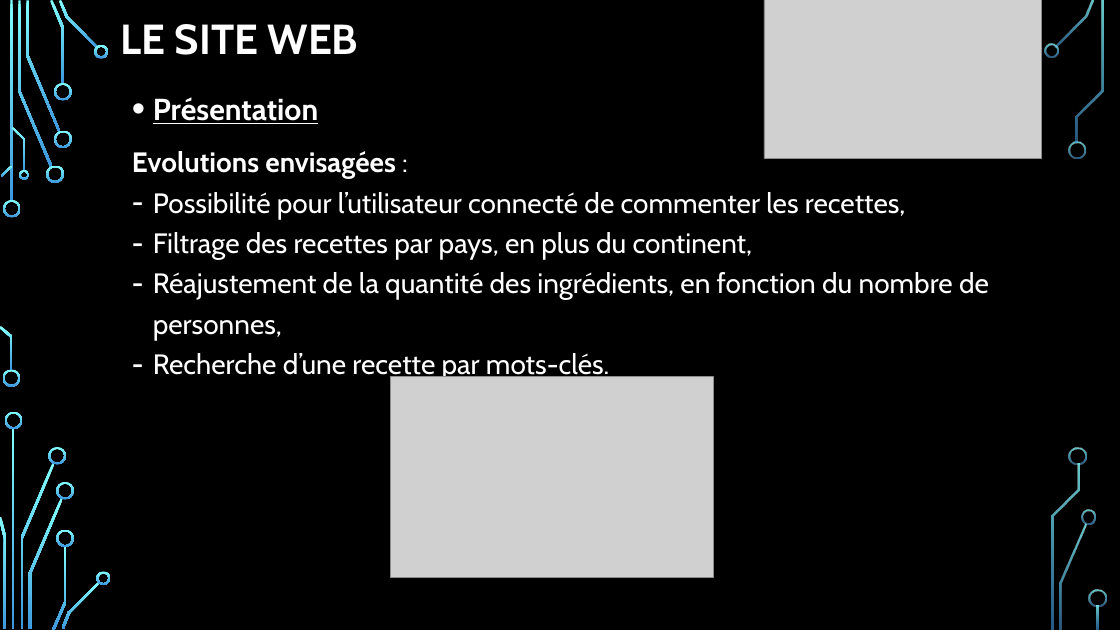
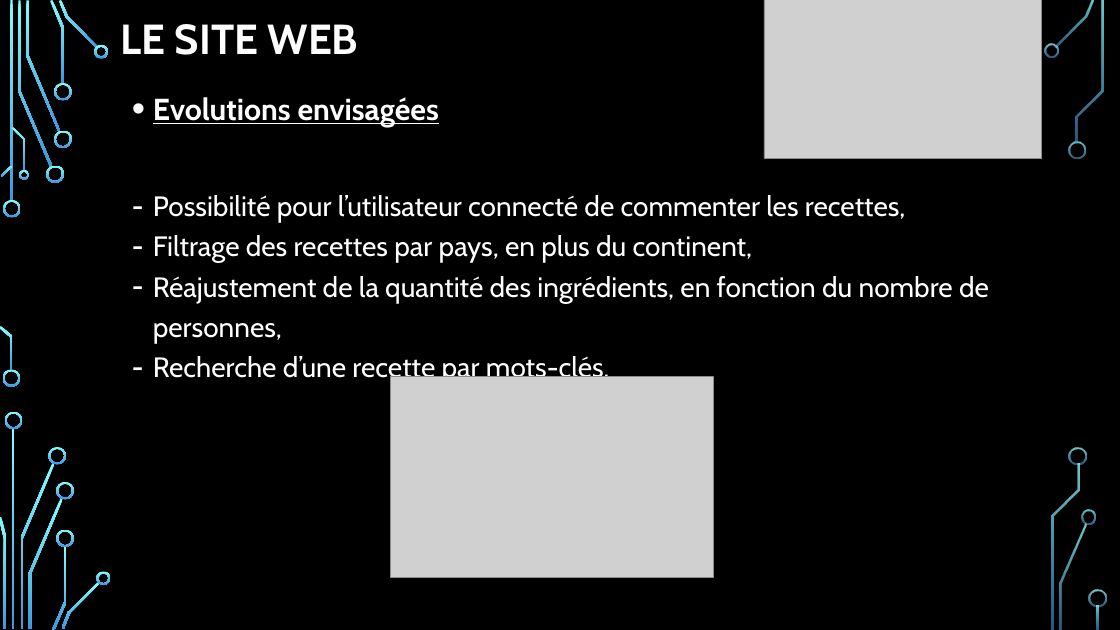
Before and after one commit to JNC-Hub/CUBES-3-GROUPE, a slide deck: slide 14 of Documentation/Présentation/cubes3Groupe.pptx (slide 8 before the commit). Drawn at 1120x630 pixels with LibreOffice and Linux fonts; fonts in the diff are those of the drawing; grey boxes stand for pictures; background and template pictures are left out. Boxes give left, top, right and bottom in pixels: in the first picture for what was removed or moved away, otherwise in the second. Text is boxed around its words. In the diff, an @@ line names an element or a change of style, - is before the commit and + after.

```diff
--- a/Documentation/Présentation/cubes3Groupe.pptx
+++ b/Documentation/Présentation/cubes3Groupe.pptx
@@ text at [153, 97, 439, 127]: text changed; size 24 to 26 pt @@
-• Présentation
-Evolutions envisagées :
+• Evolutions envisagées
```
Also in this commit, not shown: 3 slides added.
